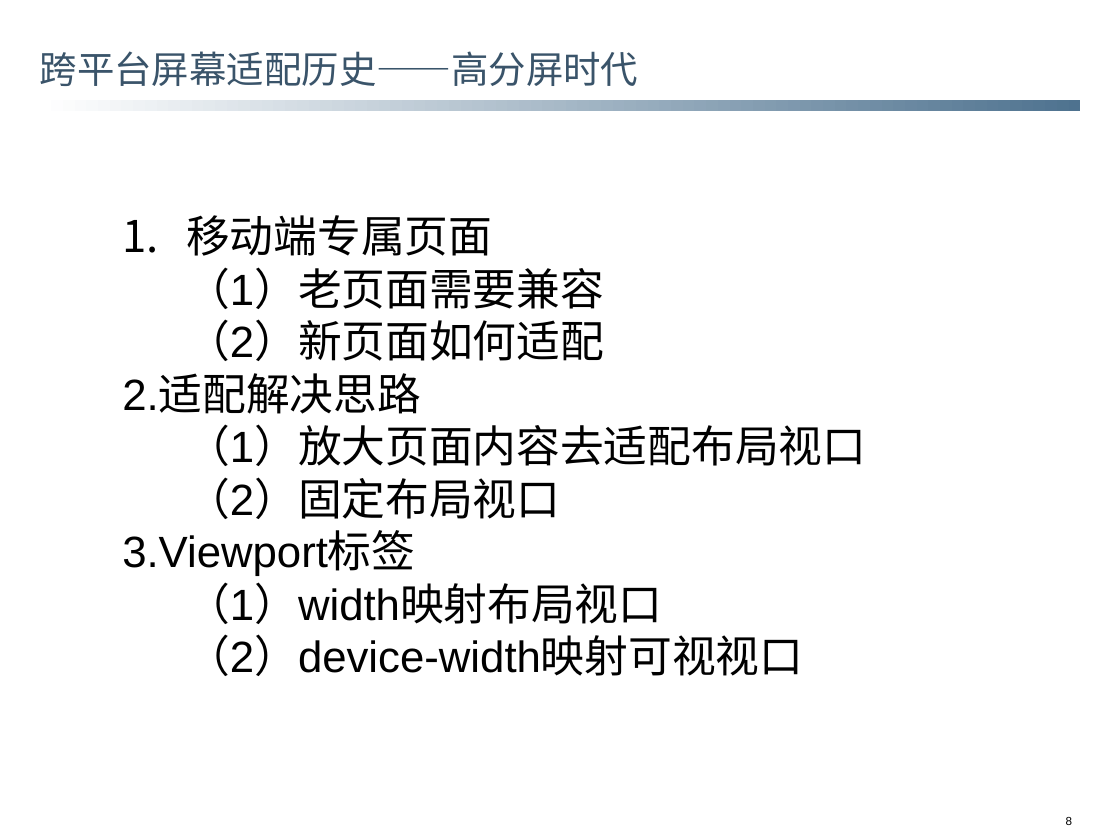
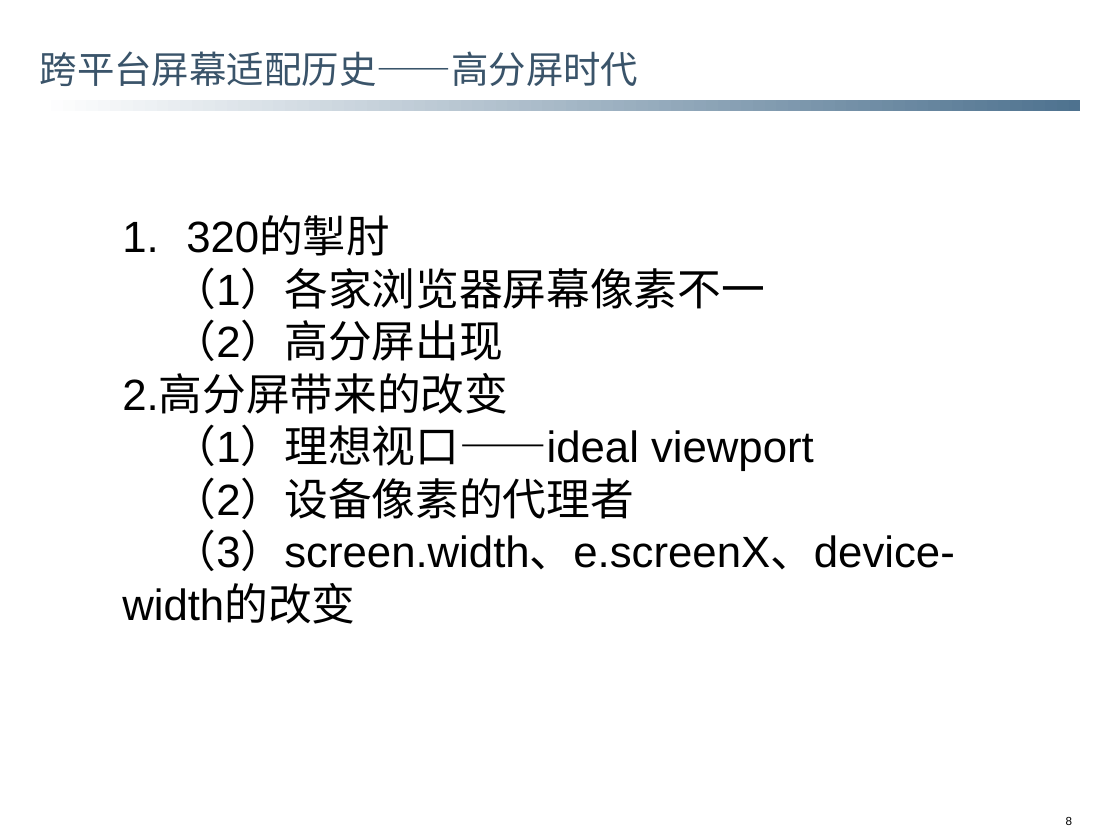
Before and after one commit to snailDu/blog, a slide deck: slide 8 of 技术分享/跨平台屏幕适配原理.pptx. Drawn at 1120x840 pixels with LibreOffice and Linux fonts; fonts in the diff are those of the drawing; background and template pictures are left out. Boxes give left, top, right and bottom in pixels: in the first picture for what was removed or moved away, otherwise in the second. Text is boxed around its words. In the diff, an @@ line names an element or a change of style, - is before the commit and + after.

```diff
--- a/技术分享/跨平台屏幕适配原理.pptx
+++ b/技术分享/跨平台屏幕适配原理.pptx
@@ text at <box>122,217,955,624</box>: text changed @@
-1. 移动端专属页面
-（1）老页面需要兼容
-（2）新页面如何适配
-2.适配解决思路
-（1）放大页面内容去适配布局视口
-（2）固定布局视口
-3.Viewport标签
-（1）width映射布局视口
-（2）device-width映射可视视口
+1. 320的掣肘
+    （1）各家浏览器屏幕像素不一
+    （2）高分屏出现
+    2.高分屏带来的改变
+    （1）理想视口——ideal viewport
+    （2）设备像素的代理者
+    （3）screen.width、e.screenX、device-width的改变
```
Also in this commit, not shown: 3 other slides changed, 3 slides added.
